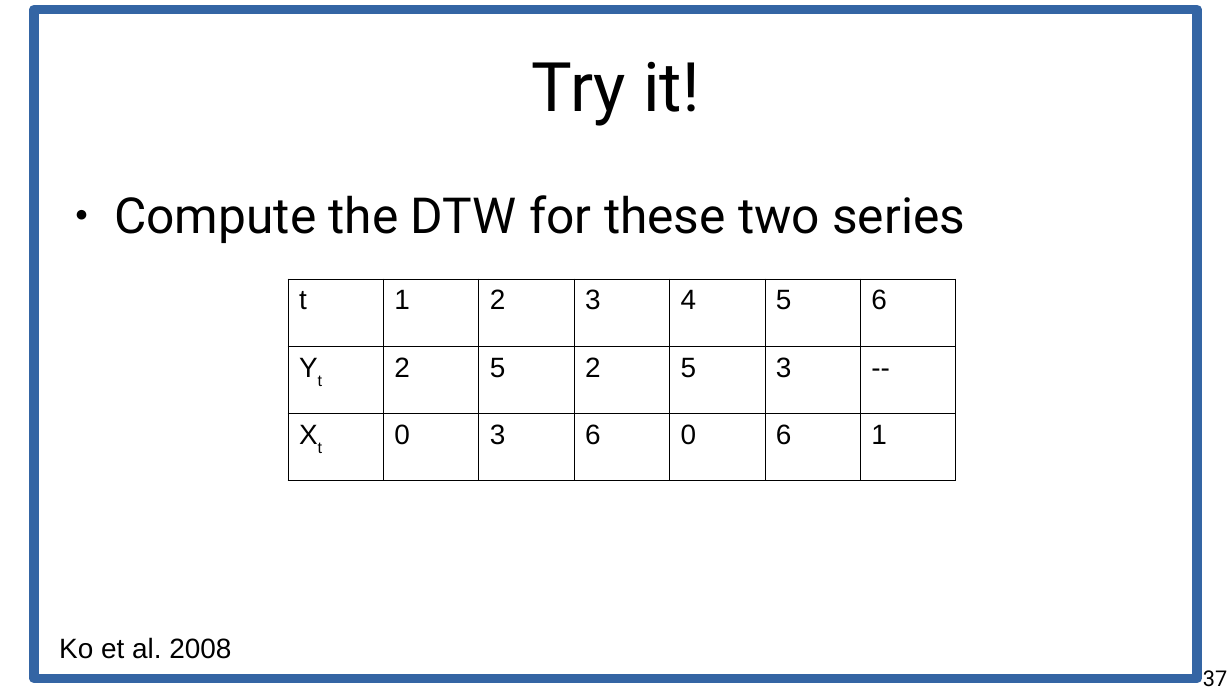
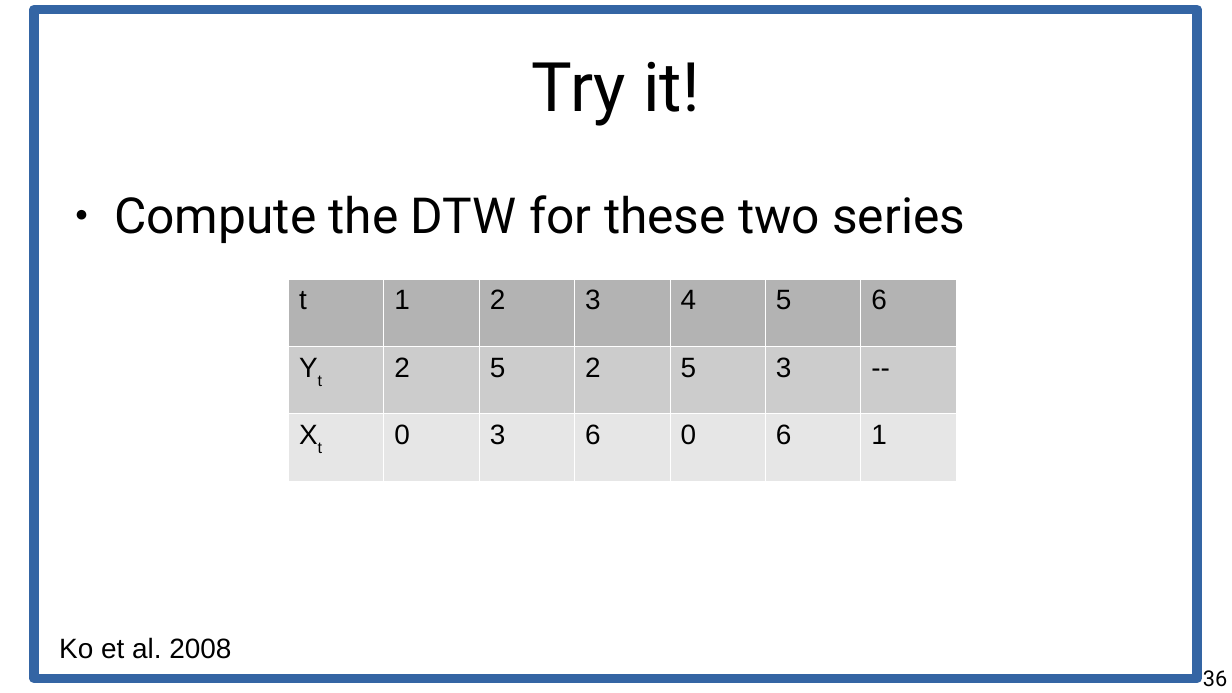
Before and after one commit to chatox/data-mining-course, a slide deck: slide 36 of theory/tt11_time_series.odp (slide 37 before the commit). Drawn at 1232x693 pixels with LibreOffice and Linux fonts; fonts in the diff are those of the drawing. Boxes give left, top, right and bottom in pixels: in the first picture for what was removed or moved away, otherwise in the second. Text is boxed around its words. In the diff, an @@ line names an element or a change of style, - is before the commit and + after.

```diff
--- a/theory/tt11_time_series.odp
+++ b/theory/tt11_time_series.odp
@@ table at <box>288,279,954,481</box> @@
@@ fill none to #B3B3B3 in row 1 @@
@@ fill none to #CCCCCC in row 2 @@
@@ fill none to #E6E6E6 in row 3 @@
@@ borders changed @@
@@ page number at <box>1203,670,1227,687</box>: text changed @@
-37
+36
```
Also in this commit, not shown: 5 other slides changed, 19 slides added, 3 slides removed.
